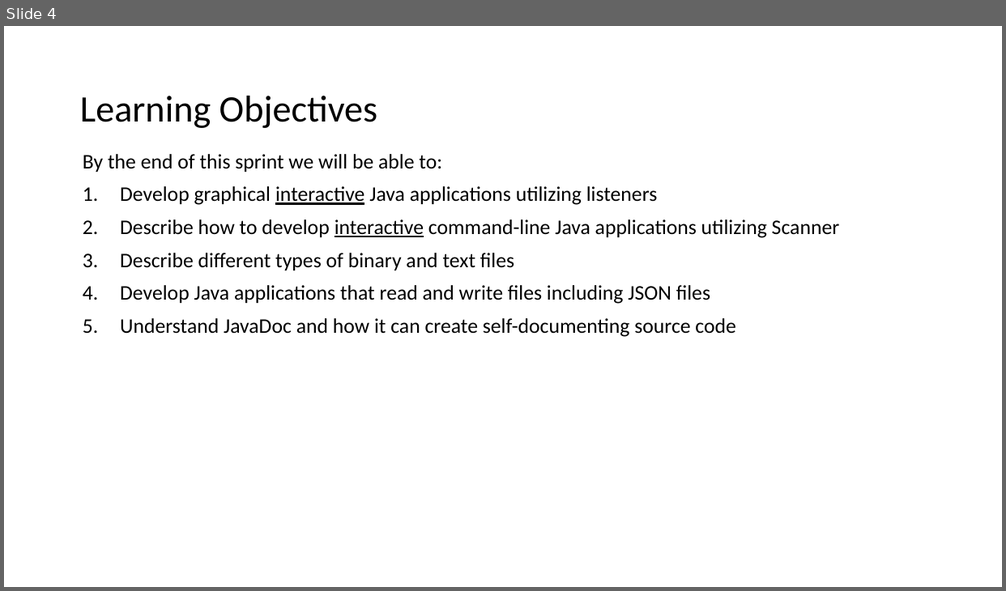
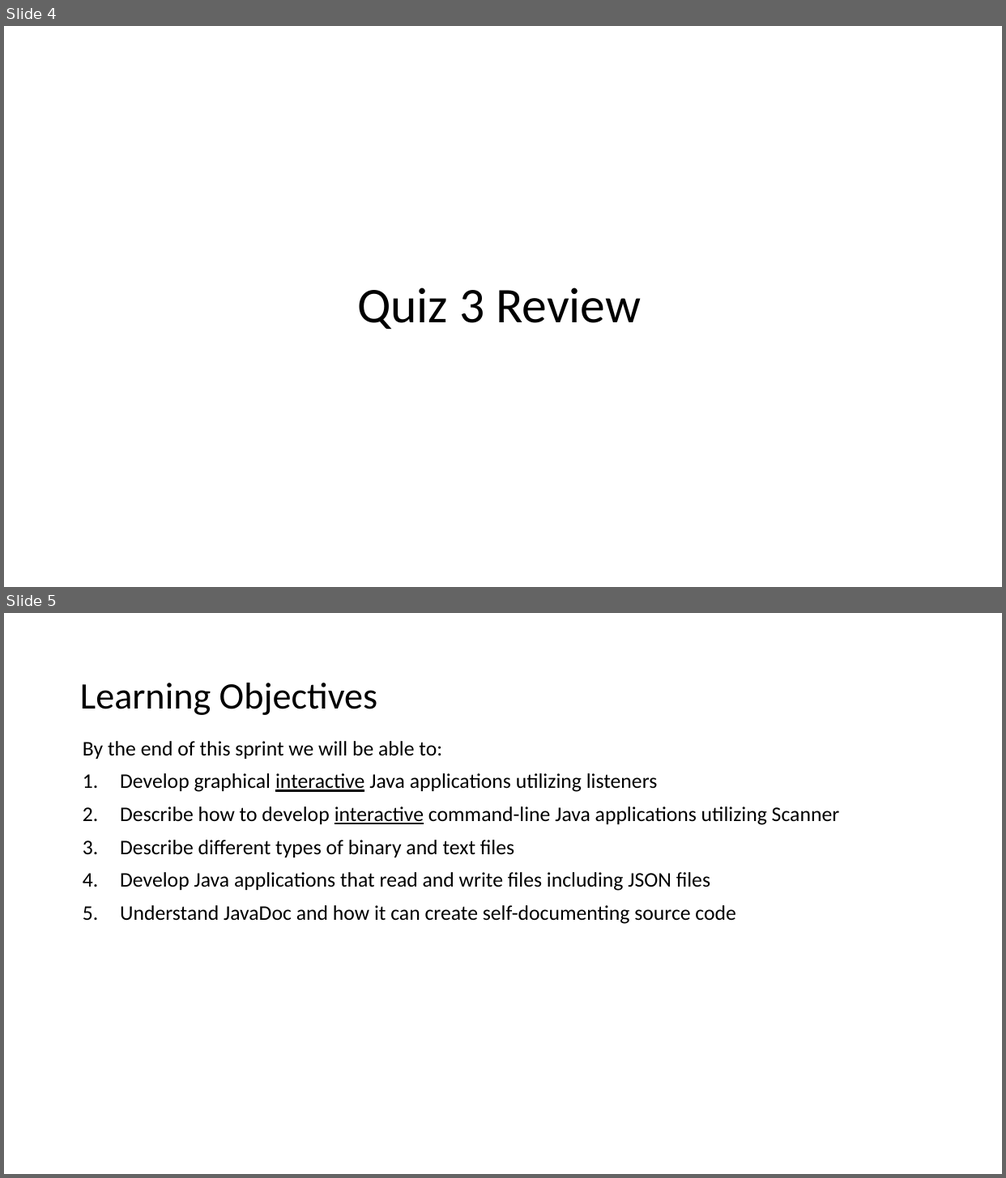
Before and after one commit to jamesbaptiste1/cpsc-24500-2019-01-spring-lt1, a slide deck: lecture-presentations/sprint-4.pptx. Shown one above the other, each under a label of ours: slide 4 before the commit, slides 4 and 5 after it. The pictures are 1006x591 and 1006x1178 pixels, drawn with LibreOffice and Linux fonts; fonts in the diff are those of the drawing. Boxes give left, top, right and bottom in pixels: in the first picture for what was removed or moved away, otherwise in the second. Text is boxed around its words. In the diff, an @@ line names an element or a change of style, - is before the commit and + after.

```diff
--- a/lecture-presentations/sprint-4.pptx
+++ b/lecture-presentations/sprint-4.pptx
@@ slide 4 added at [4, 26, 1002, 587], background #FFFFFF @@
@@ title added at [357, 288, 641, 329], 48 pt, text #000000 @@
+Quiz 3 Review
@@ what was slide 4 is now slide 5 @@
```
Also in this commit, not shown: 5 slides changed, 5 other slides added, 1 slide removed.
